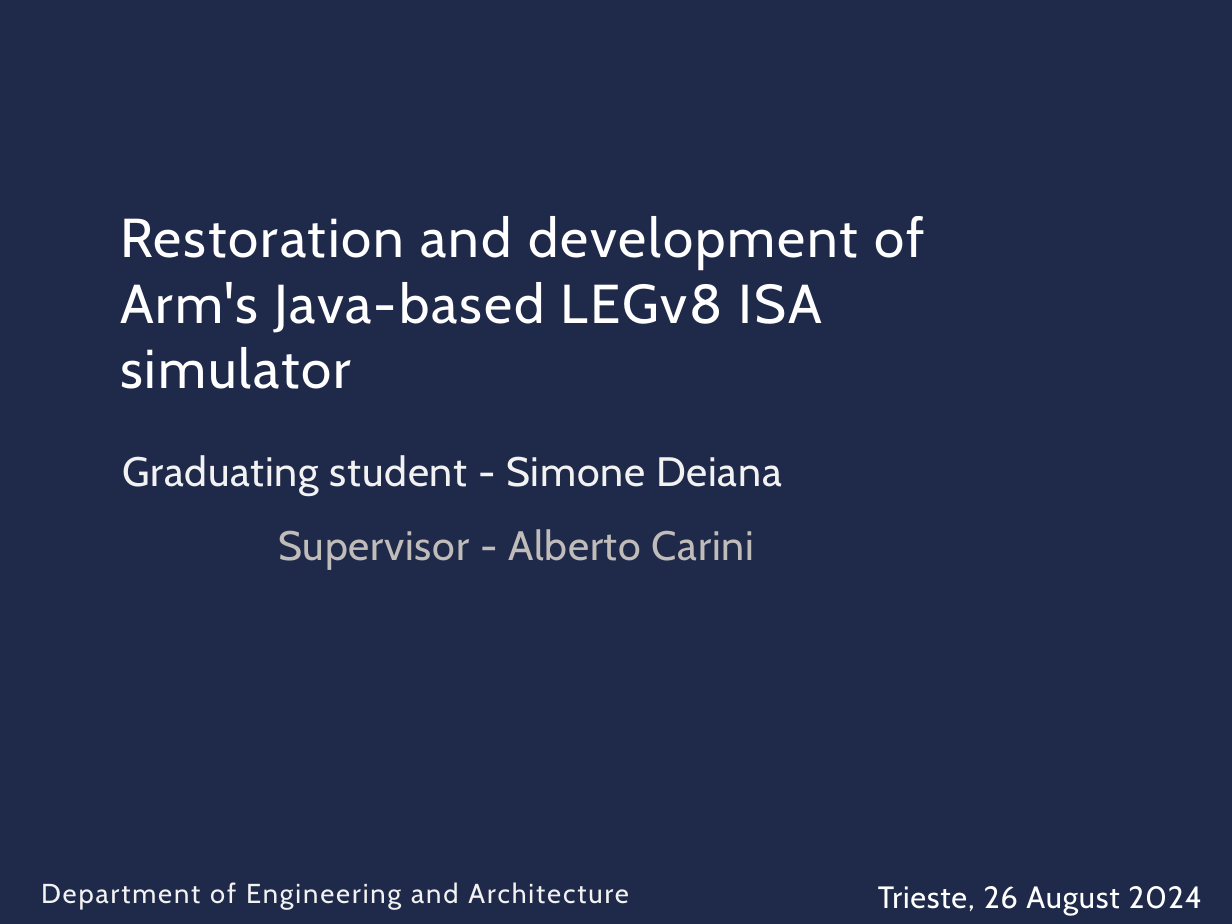
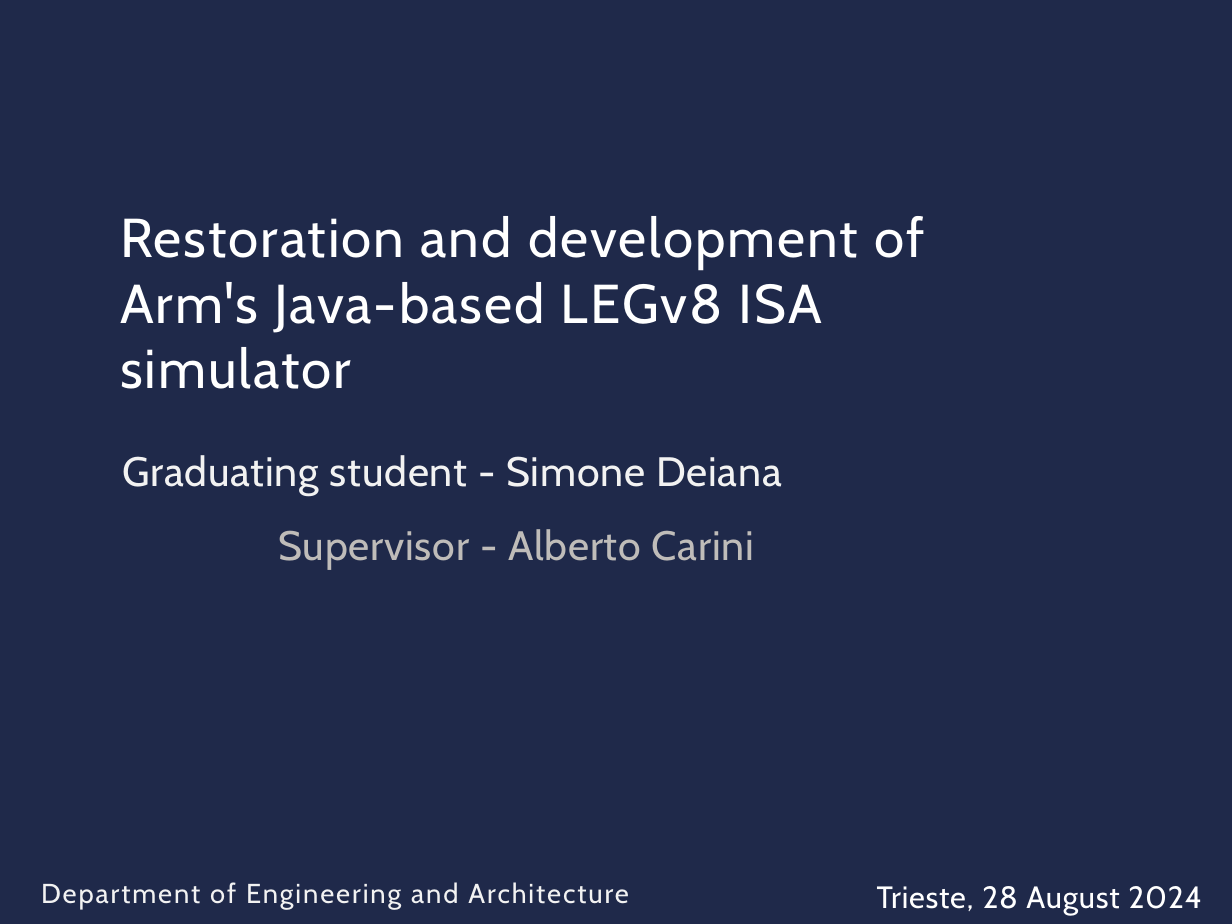
Before and after one commit to simdeistud/bachelors-thesis, a slide deck: slide 1 of SlidesDeiana4_3 -ABRIDGED.pptx. Drawn at 1232x924 pixels with LibreOffice and Linux fonts; fonts in the diff are those of the drawing; background and template pictures are left out. Boxes give left, top, right and bottom in pixels: in the first picture for what was removed or moved away, otherwise in the second. Text is boxed around its words. In the diff, an @@ line names an element or a change of style, - is before the commit and + after.

```diff
--- a/SlidesDeiana4_3 -ABRIDGED.pptx
+++ b/SlidesDeiana4_3 -ABRIDGED.pptx
@@ text at box(877, 886, 1202, 915): text changed @@
-Trieste, 26 August 2024
+Trieste, 28 August 2024
```
Also in this commit, not shown: 1 other slide changed, 2 slides added, 1 other file.
